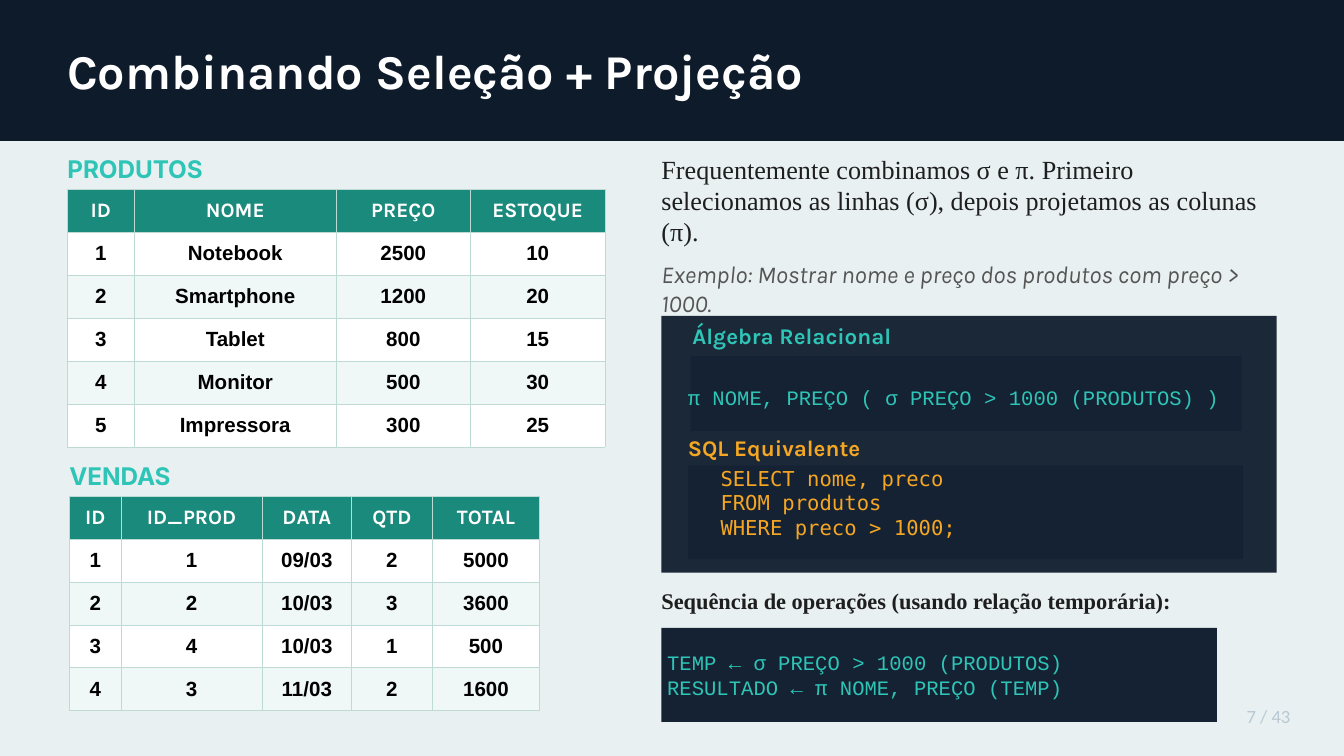
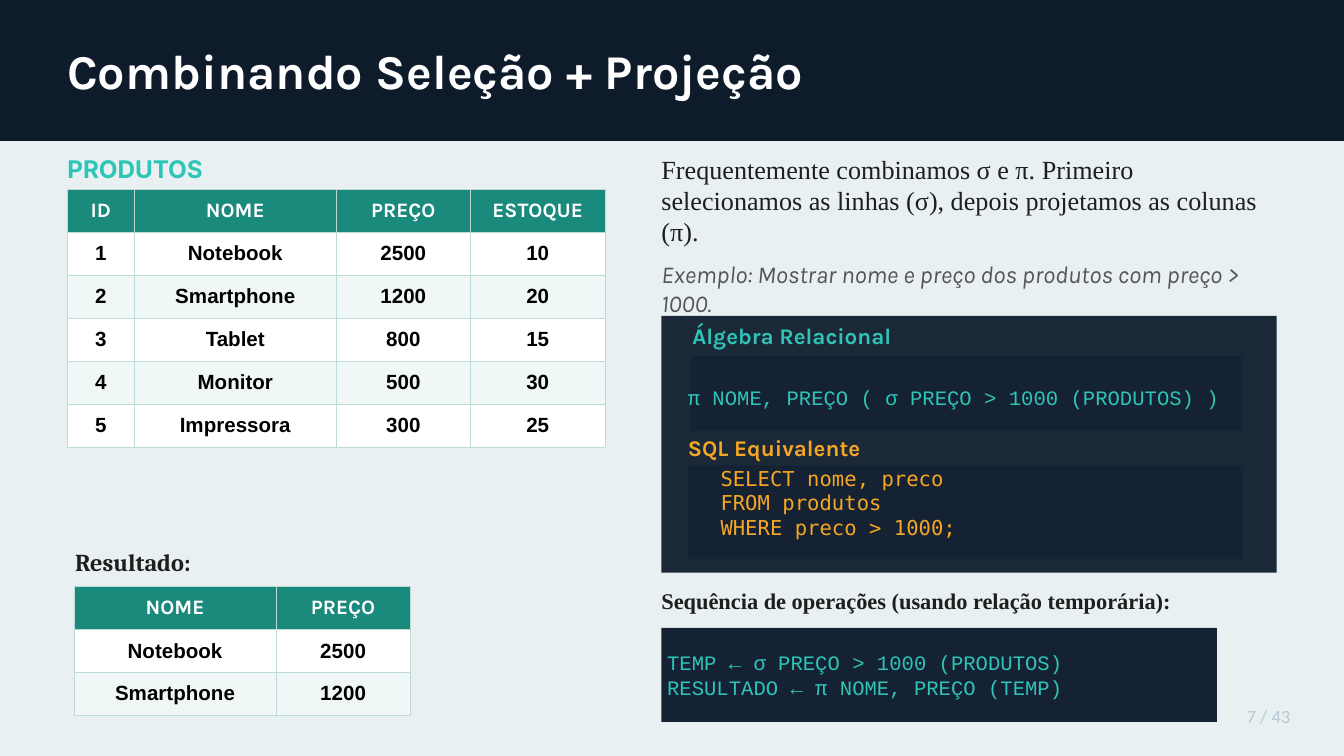
Before and after one commit to patrickaraujo/disc_BD, a slide deck: slide 6 of ARQ09/Bloco1/Algebra_Relacional_Teoria_e_Exercicios_v2.odp. Drawn at 1344x756 pixels with LibreOffice and Linux fonts; fonts in the diff are those of the drawing. Boxes give left, top, right and bottom in pixels: in the first picture for what was removed or moved away, otherwise in the second. Text is boxed around its words. In the diff, an @@ line names an element or a change of style, - is before the commit and + after.

```diff
--- a/ARQ09/Bloco1/Algebra_Relacional_Teoria_e_Exercicios_v2.odp
+++ b/ARQ09/Bloco1/Algebra_Relacional_Teoria_e_Exercicios_v2.odp
@@ text removed at [69,467,170,486] @@
-VENDAS
@@ table removed at [70,496,542,711], 5 rows, 5 columns @@
-ID | ID_PROD | DATA | QTD | TOTAL
-1 | 1 | 09/03 | 2 | 5000
-2 | 2 | 10/03 | 3 | 3600
-3 | 4 | 10/03 | 1 | 500
-4 | 3 | 11/03 | 2 | 1600
@@ text added at [75,554,190,571], 13 pt, text #1E1E1E, bold @@
+Resultado:
@@ table added at [74,586,410,715], 3 rows, 2 columns @@
+NOME | PREÇO
+Notebook | 2500
+Smartphone | 1200
```
Also in this commit, not shown: 14 other slides changed, 1 other file.
